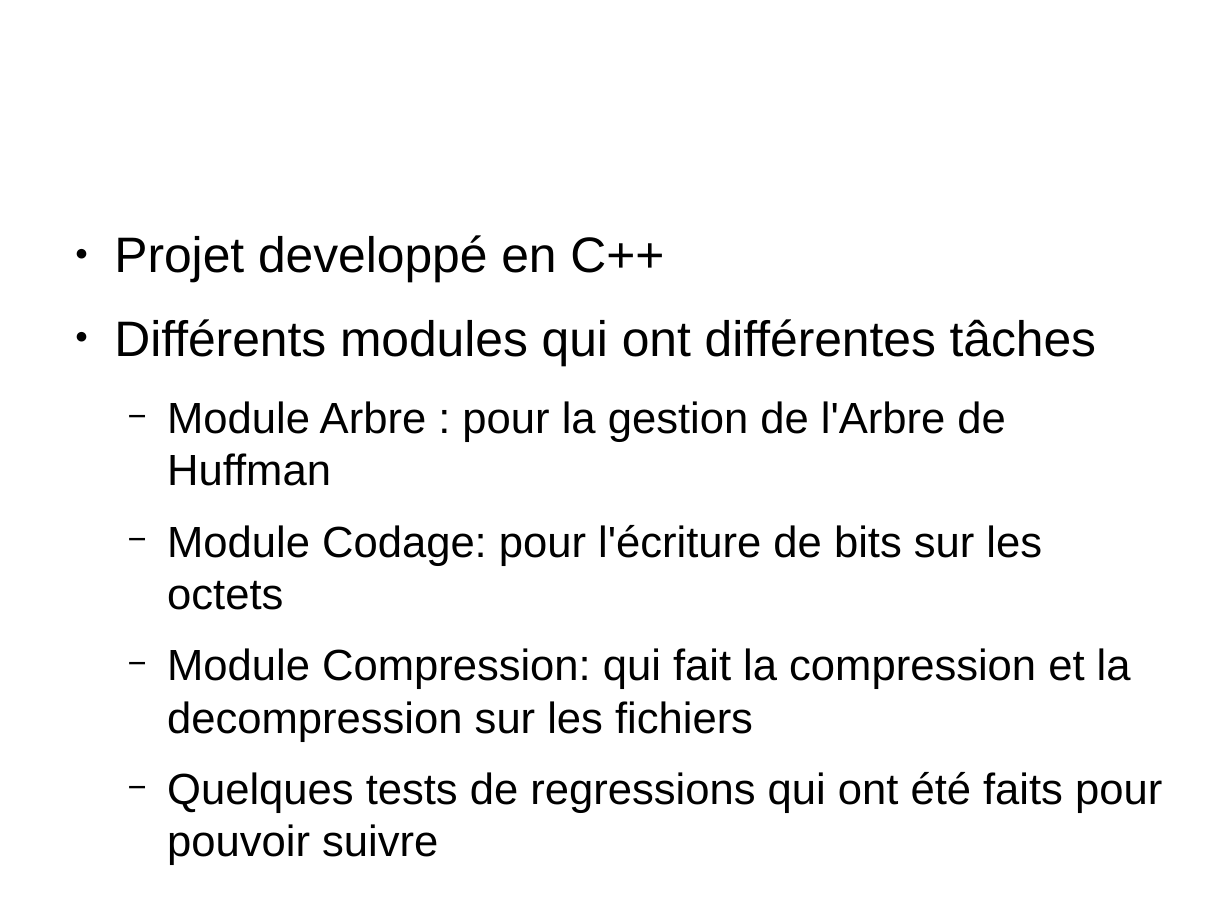
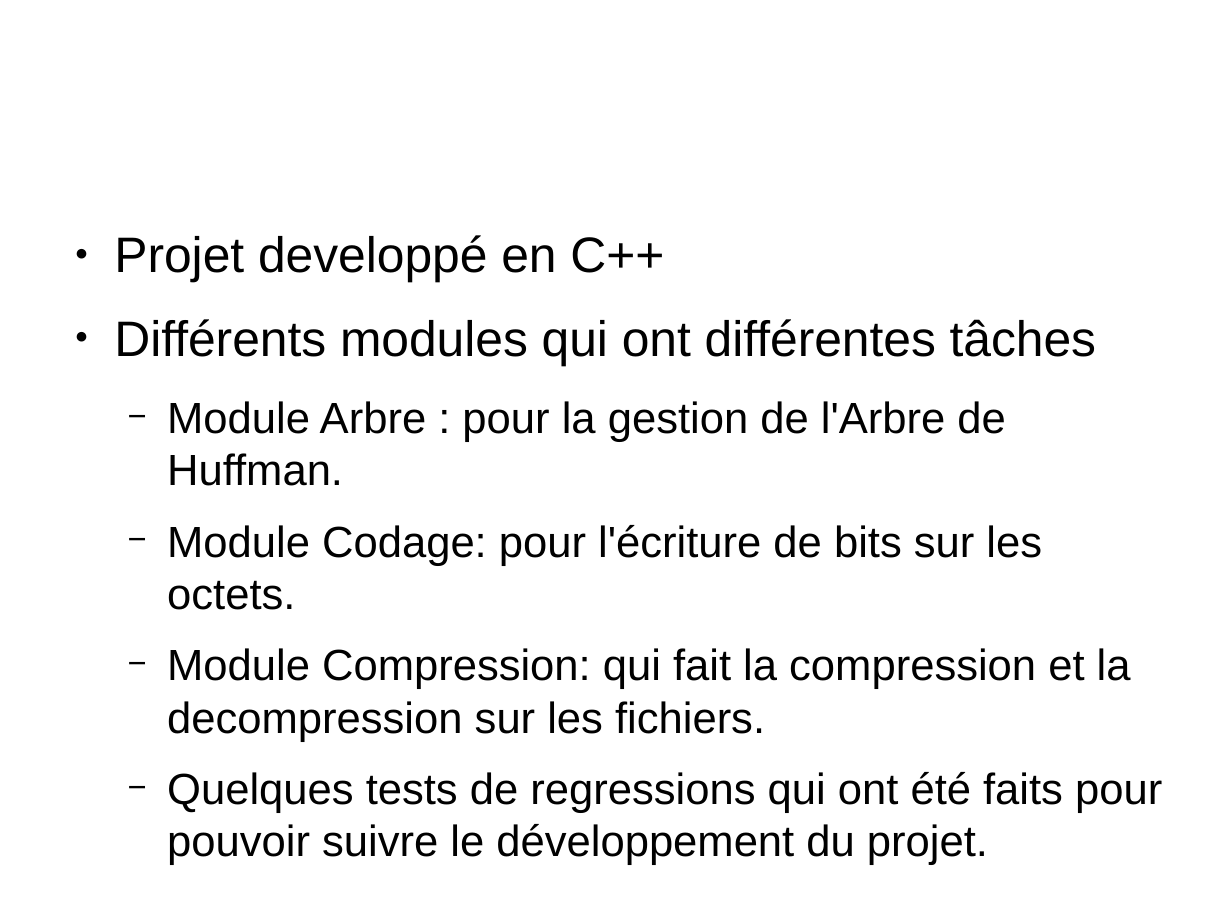
Before and after one commit to robertoxmed/huffman, a slide deck: slide 2 of doc/presentation.odp. Drawn at 1232x924 pixels with LibreOffice and Linux fonts; fonts in the diff are those of the drawing; background and template pictures are left out. Boxes give left, top, right and bottom in pixels: in the first picture for what was removed or moved away, otherwise in the second. Text is boxed around its words. In the diff, an @@ line names an element or a change of style, - is before the commit and + after.

```diff
--- a/doc/presentation.odp
+++ b/doc/presentation.odp
@@ text at [167, 401, 1162, 865]: text changed @@
-  − Module Arbre : pour la gestion de l'Arbre de Huffman
-  − Module Codage: pour l'écriture de bits sur les octets
-  − Module Compression: qui fait la compression et la decompression sur les fichiers
-  − Quelques tests de regressions qui ont été faits pour pouvoir suivre
+  − Module Arbre : pour la gestion de l'Arbre de Huffman.
+  − Module Codage: pour l'écriture de bits sur les octets.
+  − Module Compression: qui fait la compression et la decompression sur les fichiers.
+  − Quelques tests de regressions qui ont été faits pour pouvoir suivre le développement du projet.
```
Also in this commit, not shown: 2 slides added, 17 other files.
